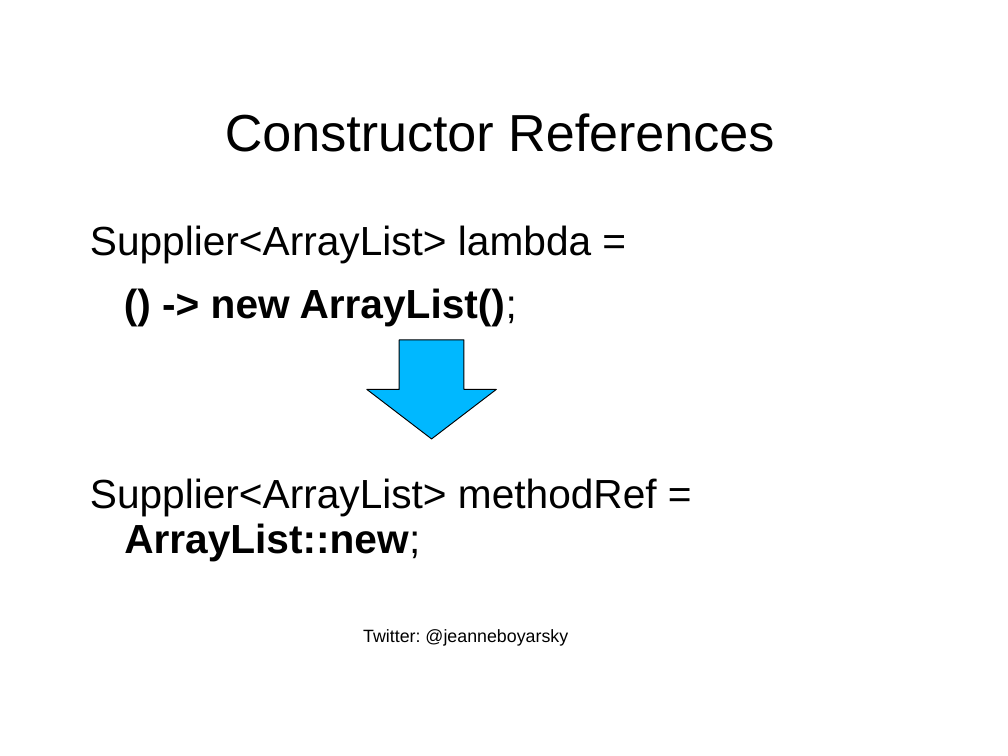
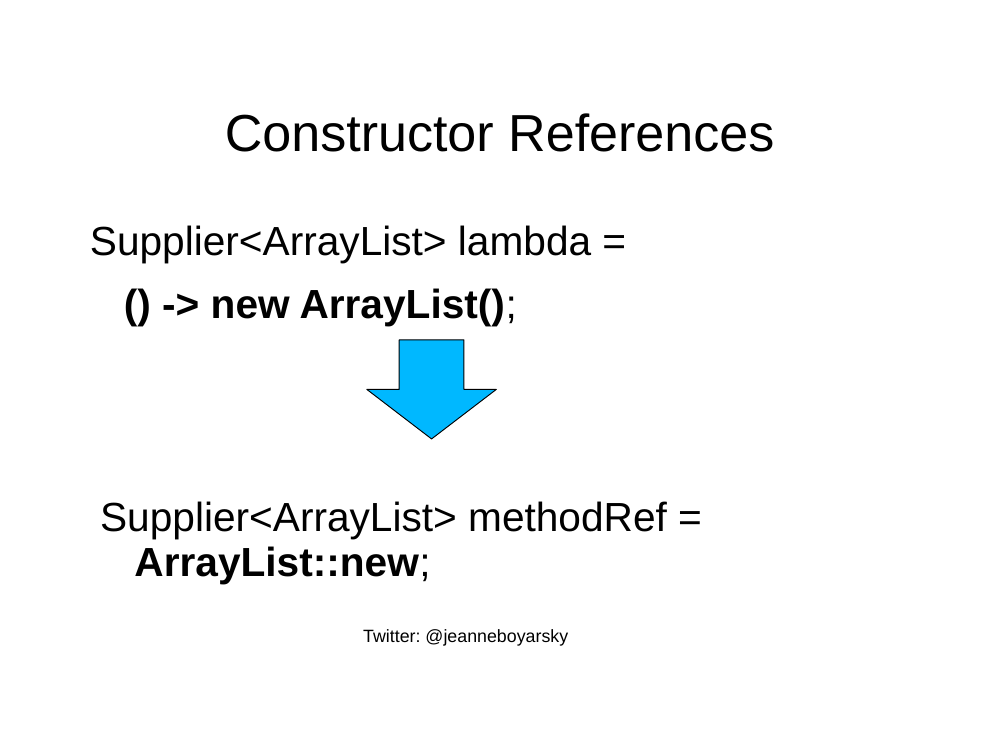
Before and after one commit to boyarsky/java-8-streams-by-puzzles, a slide deck: slide 19 of docs/Slides.ppt. Drawn at 1008x756 pixels with LibreOffice and Linux fonts; fonts in the diff are those of the drawing; background and template pictures are left out. Boxes give left, top, right and bottom in pixels: in the first picture for what was removed or moved away, otherwise in the second. Text is boxed around its words. In the diff, an @@ line names an element or a change of style, - is before the commit and + after.

```diff
--- a/docs/Slides.ppt
+++ b/docs/Slides.ppt
@@ text at (90, 478, 657, 561): paragraph removed @@
-Supplier<ArrayList> methodRef = ArrayList::new;
@@ text added at (100, 501, 667, 584), 32 pt, text #000000 @@
+Supplier<ArrayList> methodRef = ArrayList::new;
```
Also in this commit, not shown: 7 other slides changed.
